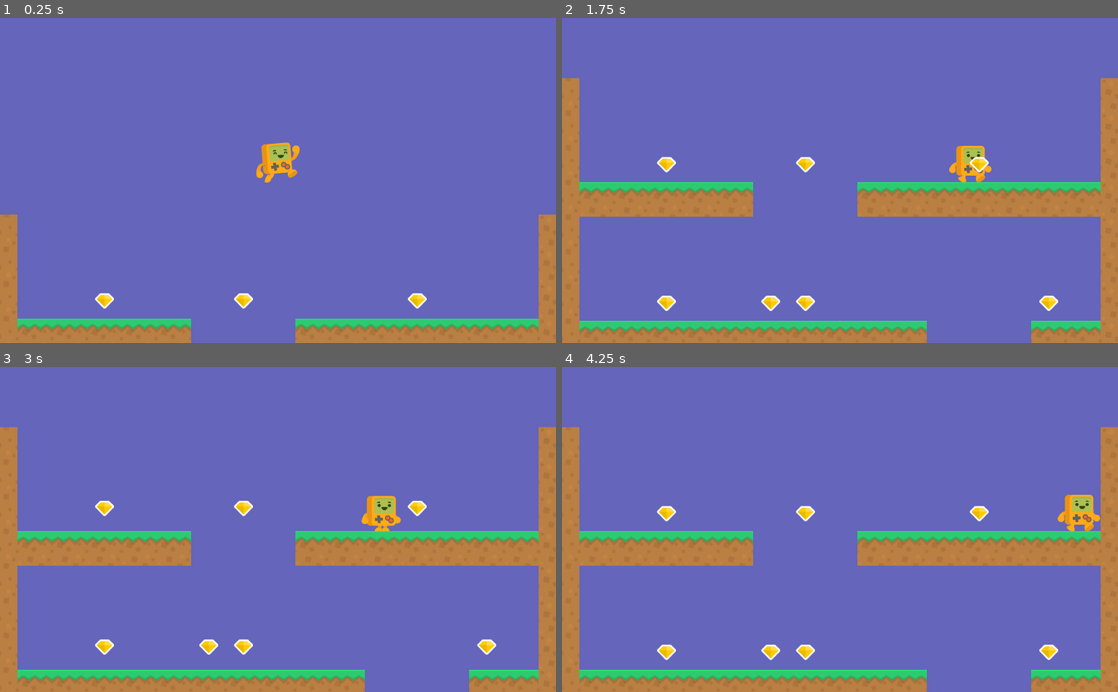
Above: before the commit, frames 1-4 (two rows, left to right).
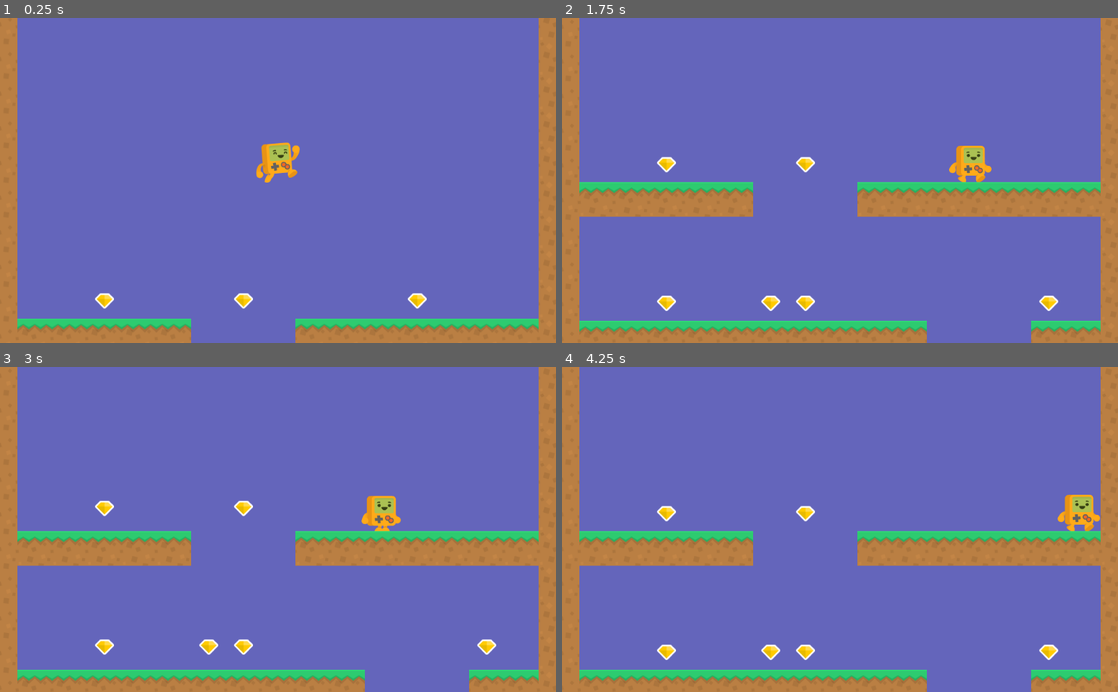
Above: after the commit, the same moments.

Repository: CloneDeath/DiamondFall
Game: Godot game, scene res://Main.tscn
The game is run twice, just before and just after one commit, with the same random seed, the same clock (stepped at 60 frames per second) and the same inputs.
Inputs:
- Up to frame 1 (0.25 s): no input
- Up to frame 2 (1.75 s): hold Right (ui_right) from 0.53 s (still down)
- Up to frame 3 (3 s): release Right (ui_right) at 2.03 s; hold Left (ui_left) 2.03-2.78 s; hold Right (ui_right) from 2.78 s (still down)
- Up to frame 4 (4.25 s): keep holding Right (ui_right)

The runs differ from the first frame. In frame 1, 3.8% of the frame differs, in the area x 0-100%, y 0-61%; in frame 2, 1.3%; in frame 3, 1.3%; in frame 4, 1.3%.

Commit message:
Added the ability to collect diamonds, along with some sound effects.

Diff:
--- a/Diamond/Diamond.tscn
+++ b/Diamond/Diamond.tscn
@@ -1,14 +1,61 @@
-[gd_scene load_steps=5 format=2]
+[gd_scene load_steps=8 format=2]
 
 [ext_resource path="res://Diamond/Diamond.gd" type="Script" id=1]
 [ext_resource path="res://Diamond/platformPack_item008.png" type="Texture" id=2]
+[ext_resource path="res://Diamond/DiamondCollisionArea.gd" type="Script" id=3]
+[ext_resource path="res://Diamond/powerUp8.ogg" type="AudioStream" id=4]
 
-[sub_resource type="RectangleShape2D" id=3]
+[sub_resource type="RectangleShape2D" id=1]
 
 custom_solver_bias = 0.0
 extents = Vector2( 13, 13 )
 
 [sub_resource type="Animation" id=2]
+
+resource_name = "collect"
+length = 0.5
+loop = false
+step = 0.25
+tracks/0/type = "method"
+tracks/0/path = NodePath(".")
+tracks/0/interp = 1
+tracks/0/loop_wrap = true
+tracks/0/imported = false
+tracks/0/enabled = true
+tracks/0/keys = {
+"times": PoolRealArray( 0.5 ),
+"transitions": PoolRealArray( 1 ),
+"values": [ {
+"args": [  ],
+"method": "queue_free"
+} ]
+}
+tracks/1/type = "value"
+tracks/1/path = NodePath("Sprite:modulate")
+tracks/1/interp = 1
+tracks/1/loop_wrap = true
+tracks/1/imported = false
+tracks/1/enabled = true
+tracks/1/keys = {
+"times": PoolRealArray( 0, 0.25 ),
+"transitions": PoolRealArray( 0.2, 0.25 ),
+"update": 0,
+"values": [ Color( 1, 1, 1, 1 ), Color( 1, 1, 1, 0 ) ]
+}
+tracks/2/type = "value"
+tracks/2/path = NodePath("AudioStreamPlayer:playing")
+tracks/2/interp = 1
+tracks/2/loop_wrap = true
+tracks/2/imported = false
+tracks/2/enabled = true
+tracks/2/keys = {
+"times": PoolRealArray( 0 ),
+"transitions": PoolRealArray( 1 ),
+"update": 1,
+"values": [ true ]
+}
+
+[sub_resource type="Animation" id=3]
 
 length = 2.0
 loop = true
@@ -36,12 +83,15 @@
 
 [node name="Sprite" type="Sprite" parent="." index="0"]
 
-position = Vector2( 0, -1.4808 )
+position = Vector2( 0, -8.72089 )
 texture = ExtResource( 2 )
-_sections_unfolded = [ "Transform" ]
+_sections_unfolded = [ "Transform", "Visibility" ]
 
-[node name="Area2D" type="Area2D" parent="Sprite" index="0"]
+[node name="DiamondCollisionArea" type="Area2D" parent="Sprite" index="0" groups=[
+"diamond",
+]]
 
+editor/display_folded = true
 position = Vector2( 0, -2.5 )
 rotation = 0.785398
 input_pickable = true
@@ -51,11 +101,12 @@
 angular_damp = 1.0
 audio_bus_override = false
 audio_bus_name = "Master"
+script = ExtResource( 3 )
 _sections_unfolded = [ "Transform" ]
 
-[node name="CollisionShape2D" type="CollisionShape2D" parent="Sprite/Area2D" index="0"]
+[node name="CollisionShape2D" type="CollisionShape2D" parent="Sprite/DiamondCollisionArea" index="0"]
 
-shape = SubResource( 3 )
+shape = SubResource( 1 )
 _sections_unfolded = [ "Transform" ]
 
 [node name="AnimationPlayer" type="AnimationPlayer" parent="." index="1"]
@@ -65,6 +116,16 @@
 playback_process_mode = 1
 playback_default_blend_time = 0.0
 playback_speed = 1.0
-anims/idle = SubResource( 2 )
+anims/collect = SubResource( 2 )
+anims/idle = SubResource( 3 )
 blend_times = [  ]
 _sections_unfolded = [ "Playback Options" ]
+
+[node name="AudioStreamPlayer" type="AudioStreamPlayer" parent="." index="2"]
+
+stream = ExtResource( 4 )
+volume_db = 0.0
+pitch_scale = 1.0
+autoplay = false
+mix_target = 0
+bus = "Master"
--- /dev/null
+++ b/Diamond/DiamondCollisionArea.gd
@@ -0,0 +1,6 @@
+extends Area2D
+
+func collect():
+	var diamond = get_parent().get_parent();
+	get_node("../../AnimationPlayer").play("collect");
+	remove_from_group("diamond")
--- a/Hero/Hero.gd
+++ b/Hero/Hero.gd
@@ -4,6 +4,13 @@
 const WALK_SPEED = 200
 
 var velocity = Vector2()
+
+func _ready():
+	$Area2D.connect("area_entered", self, "onCollect");
+
+func onCollect(body):
+	if (!body.is_in_group("diamond")): return;
+	body.collect();
 
 func _physics_process(delta):
 	velocity.y += delta * GRAVITY
--- a/Hero/Hero.tscn
+++ b/Hero/Hero.tscn
@@ -53,3 +53,19 @@
 position = Vector2( 0, -29 )
 shape = SubResource( 2 )
 _sections_unfolded = [ "Transform" ]
+
+[node name="Area2D" type="Area2D" parent="." index="2"]
+
+input_pickable = true
+gravity_vec = Vector2( 0, 1 )
+gravity = 98.0
+linear_damp = 0.1
+angular_damp = 1.0
+audio_bus_override = false
+audio_bus_name = "Master"
+
+[node name="CollisionShape2D" type="CollisionShape2D" parent="Area2D" index="0"]
+
+position = Vector2( 0, -29 )
+shape = SubResource( 2 )
+_sections_unfolded = [ "Transform" ]
--- a/Main.tscn
+++ b/Main.tscn
@@ -1,8 +1,9 @@
-[gd_scene load_steps=4 format=2]
+[gd_scene load_steps=5 format=2]
 
 [ext_resource path="res://Hero/Hero.tscn" type="PackedScene" id=1]
 [ext_resource path="res://Game_Music_01.wav" type="AudioStream" id=2]
 [ext_resource path="res://LevelGenerator.tscn" type="PackedScene" id=3]
+[ext_resource path="res://Tile/Wall.tscn" type="PackedScene" id=4]
 
 [node name="Node" type="Node" index="0"]
 
@@ -51,3 +52,59 @@
 
 position = Vector2( 0, 384 )
 Levels = 20
+
+[node name="StartingWalls" type="Node2D" parent="." index="3"]
+
+[node name="Wall" parent="StartingWalls" index="0" instance=ExtResource( 4 )]
+
+position = Vector2( 0, 320 )
+
+[node name="Wall2" parent="StartingWalls" index="1" instance=ExtResource( 4 )]
+
+position = Vector2( 0, 256 )
+
+[node name="Wall3" parent="StartingWalls" index="2" instance=ExtResource( 4 )]
+
+position = Vector2( 0, 192 )
+
+[node name="Wall4" parent="StartingWalls" index="3" instance=ExtResource( 4 )]
+
+position = Vector2( 0, 128 )
+
+[node name="Wall5" parent="StartingWalls" index="4" instance=ExtResource( 4 )]
+
+position = Vector2( 0, 64 )
+
+[node name="Wall6" parent="StartingWalls" index="5" instance=ExtResource( 4 )]
+
+[node name="Wall7" parent="StartingWalls" index="6" instance=ExtResource( 4 )]
+
+position = Vector2( 0, -64 )
+
+[node name="Wall8" parent="StartingWalls" index="7" instance=ExtResource( 4 )]
+
+position = Vector2( 1024, 320 )
+
+[node name="Wall9" parent="StartingWalls" index="8" instance=ExtResource( 4 )]
+
+position = Vector2( 1024, 256 )
+
+[node name="Wall10" parent="StartingWalls" index="9" instance=ExtResource( 4 )]
+
+position = Vector2( 1024, 192 )
+
+[node name="Wall11" parent="StartingWalls" index="10" instance=ExtResource( 4 )]
+
+position = Vector2( 1024, 128 )
+
+[node name="Wall12" parent="StartingWalls" index="11" instance=ExtResource( 4 )]
+
+position = Vector2( 1024, 64 )
+
+[node name="Wall13" parent="StartingWalls" index="12" instance=ExtResource( 4 )]
+
+position = Vector2( 1024, 0 )
+
+[node name="Wall14" parent="StartingWalls" index="13" instance=ExtResource( 4 )]
+
+position = Vector2( 1024, -64 )
Not shown, added: Diamond/powerUp8.ogg.import
Not shown, added: Diamond/powerUp8.ogg
